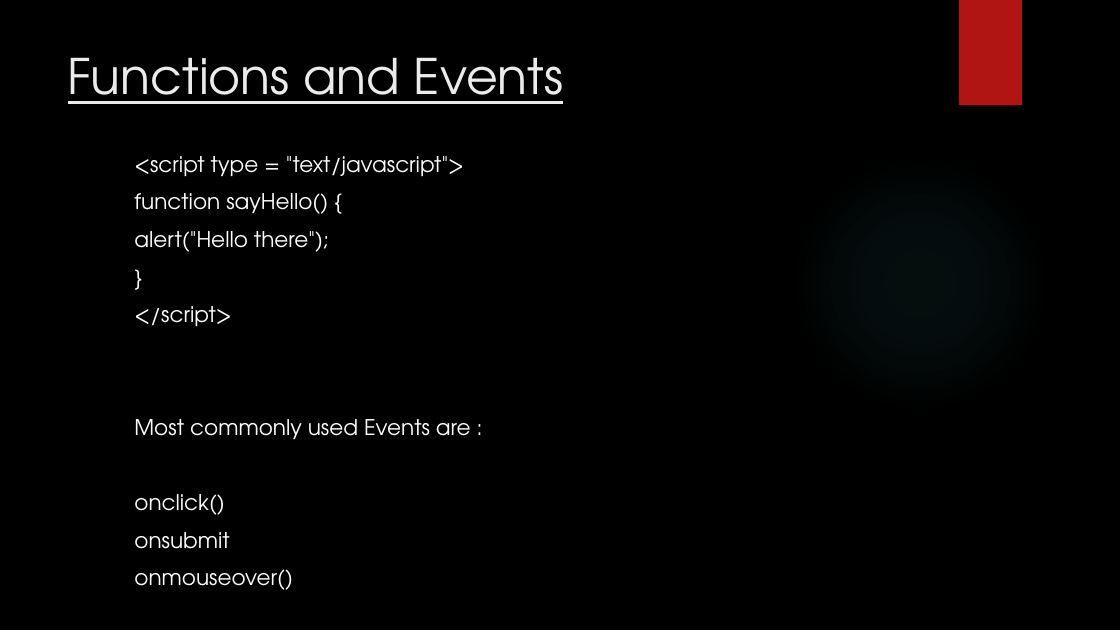
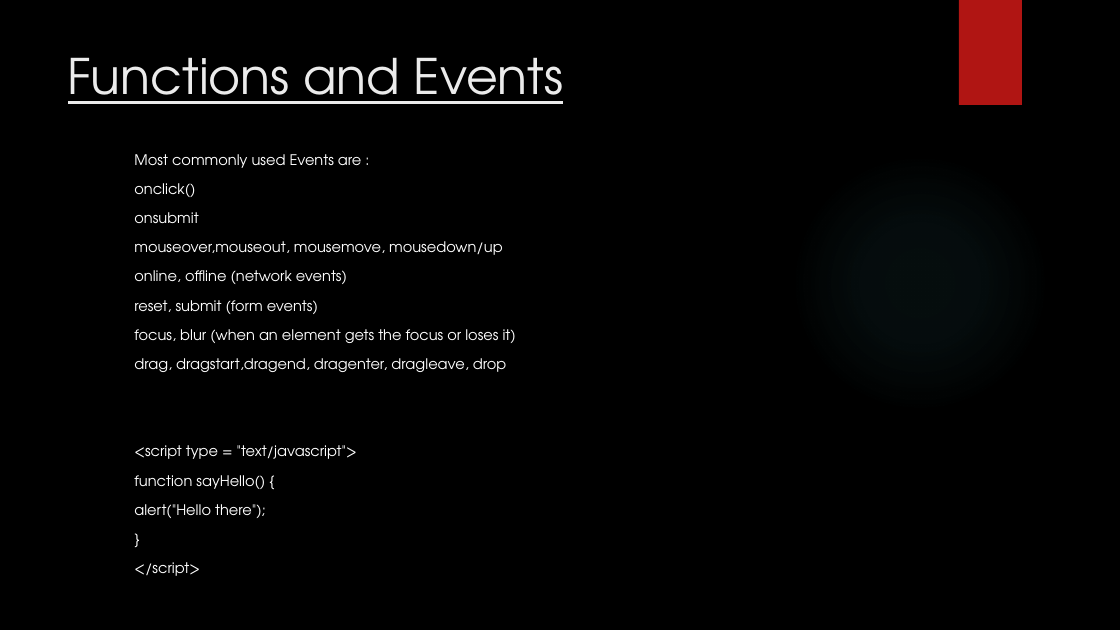
Before and after one commit to prashanthr036/qUnit-WS, a slide deck: slide 10 of docs/TestingQunit.pptx (slide 9 before the commit). Drawn at 1120x630 pixels with LibreOffice and Linux fonts; fonts in the diff are those of the drawing; background and template pictures are left out. Boxes give left, top, right and bottom in pixels: in the first picture for what was removed or moved away, otherwise in the second. Text is boxed around its words. In the diff, an @@ line names an element or a change of style, - is before the commit and + after.

Commit message:
save

```diff
--- a/docs/TestingQunit.pptx
+++ b/docs/TestingQunit.pptx
@@ text at (134,154,516,372): paragraphs added @@
+Most commonly used Events are :
+onclick()
+onsubmit
+mouseover,mouseout, mousemove, mousedown/up
+online, offline (network events)
+reset, submit (form events)
+focus, blur (when an element gets the focus or loses it)
+drag, dragstart,dragend, dragenter, dragleave, drop
@@ text at (134,419,471,549): paragraphs removed @@
-Most commonly used Events are :
-onclick()
-onsubmit
-onmouseover()
@@ text at (134,445,357,518): size 18.5 to 12.5 pt in "<script type = "text/javascript">", "function sayHello() {", "alert("Hello there");", "}" and 1 more places @@
```
Also in this commit, not shown: 6 other slides changed, 1 slide added.
